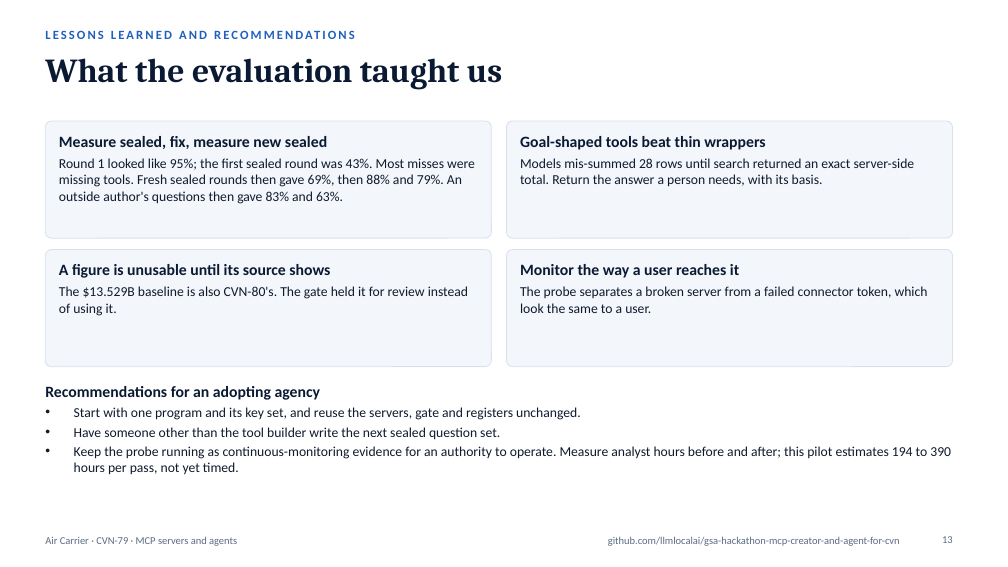
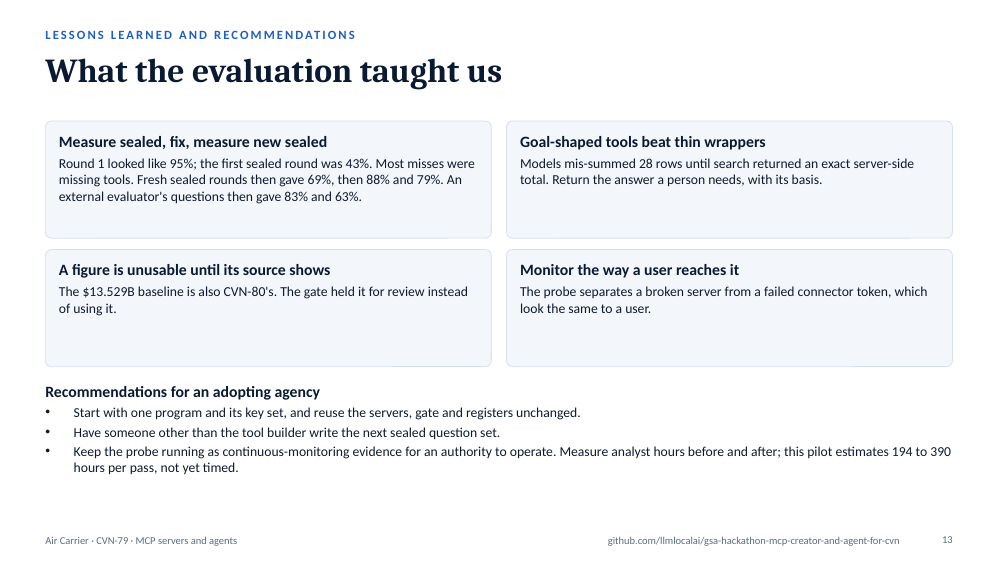
Before and after one commit to gsa-mcp-hackathon/gsa-hackathon-mcp-creator-and-agent-for-air-carrier, a slide deck: slide 13 of docs/submission/mcp-a-creator-one-hub-deck.pptx. Drawn at 1008x567 pixels with LibreOffice and Linux fonts; fonts in the diff are those of the drawing. Boxes give left, top, right and bottom in pixels: in the first picture for what was removed or moved away, otherwise in the second. Text is boxed around its words. In the diff, an @@ line names an element or a change of style, - is before the commit and + after.

```diff
--- a/docs/submission/mcp-a-creator-one-hub-deck.pptx
+++ b/docs/submission/mcp-a-creator-one-hub-deck.pptx
@@ text at [59, 158, 475, 204]: text changed @@
-Round 1 looked like 95%; the first sealed round was 43%. Most misses were missing tools. Fresh sealed rounds then gave 69%, then 88% and 79%. An outside author's questions then gave 83% and 63%.
+Round 1 looked like 95%; the first sealed round was 43%. Most misses were missing tools. Fresh sealed rounds then gave 69%, then 88% and 79%. An external evaluator's questions then gave 83% and 63%.
```
Also in this commit, not shown: 1 other slide changed, 21 other files.
